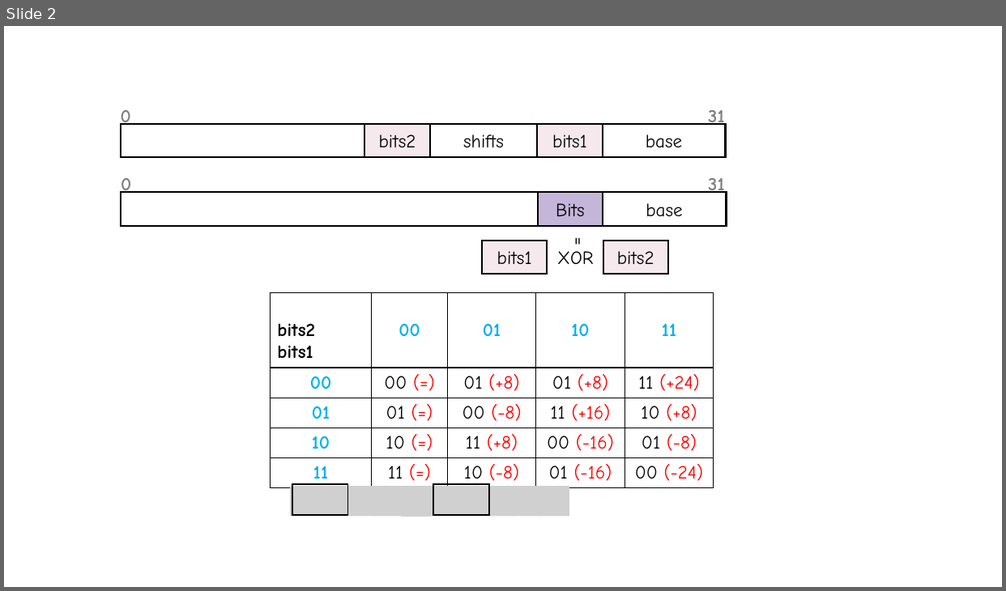
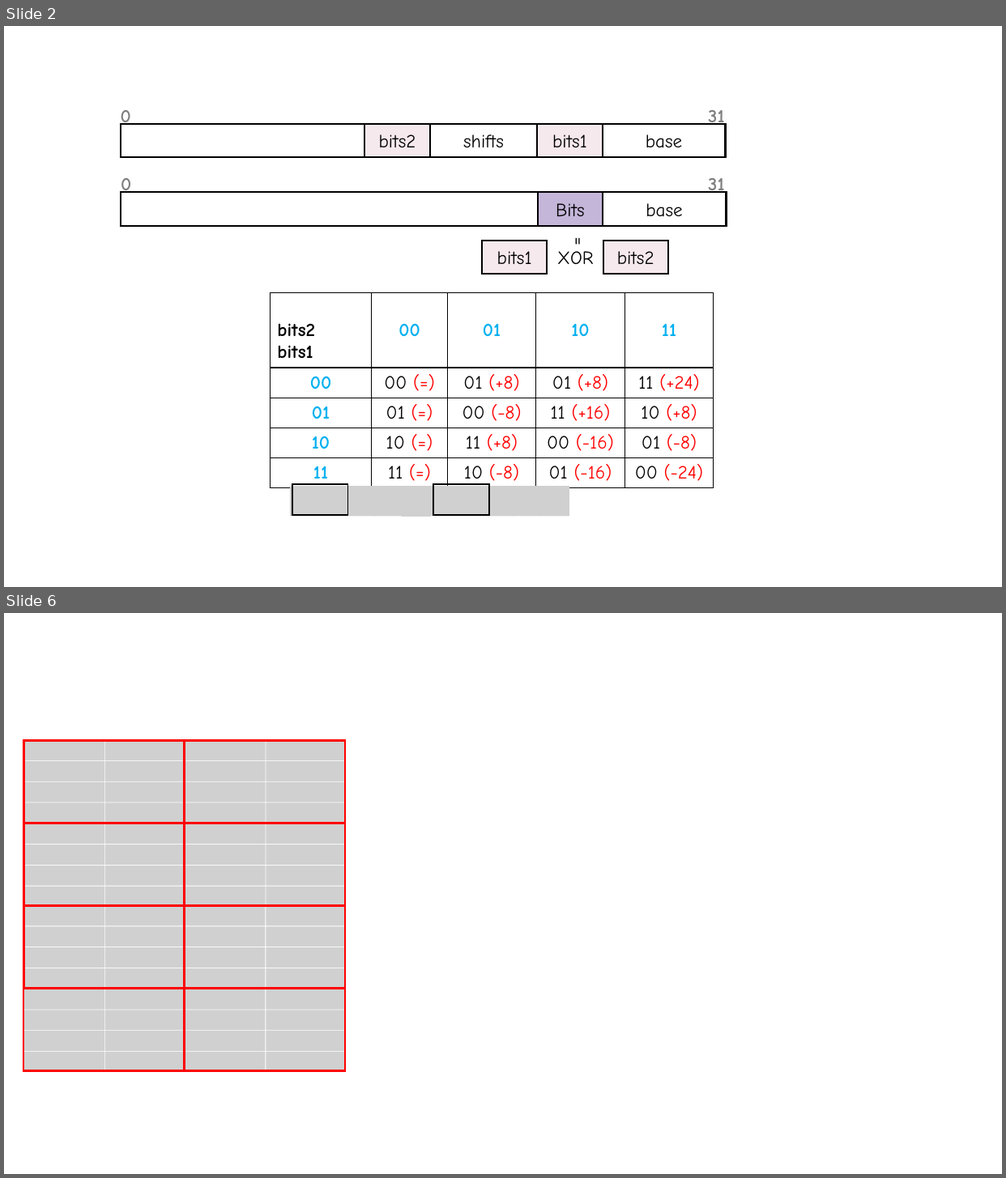
Before and after one commit to lcy-seso/DLFrameworkTest, a slide deck: Cuda/cute/swizzle/figures/swizzle.pptx. Shown one above the other, each under a label of ours: slide 2 before the commit, slides 2 and 6 after it; the slides between them are not shown. The pictures are 1006x591 and 1006x1178 pixels, drawn with LibreOffice and Linux fonts; fonts in the diff are those of the drawing; grey boxes stand for pictures. Boxes give left, top, right and bottom in pixels: in the first picture for what was removed or moved away, otherwise in the second. Text is boxed around its words. In the diff, an @@ line names an element or a change of style, - is before the commit and + after.

```diff
--- a/Cuda/cute/swizzle/figures/swizzle.pptx
+++ b/Cuda/cute/swizzle/figures/swizzle.pptx
@@ slide 6 added at (4, 613, 1002, 1174), background #FFFFFF @@
@@ group added at (23, 740, 185, 906): 16 pictures, 2 rectangles @@
@@ group added at (185, 740, 346, 906): 16 pictures, 2 rectangles @@
@@ group added at (23, 905, 185, 1072): 16 pictures, 2 rectangles @@
@@ group added at (185, 905, 346, 1072): 16 pictures, 2 rectangles @@
```
Also in this commit, not shown: 1 slide changed, 2 other slides added, 9 other files.
